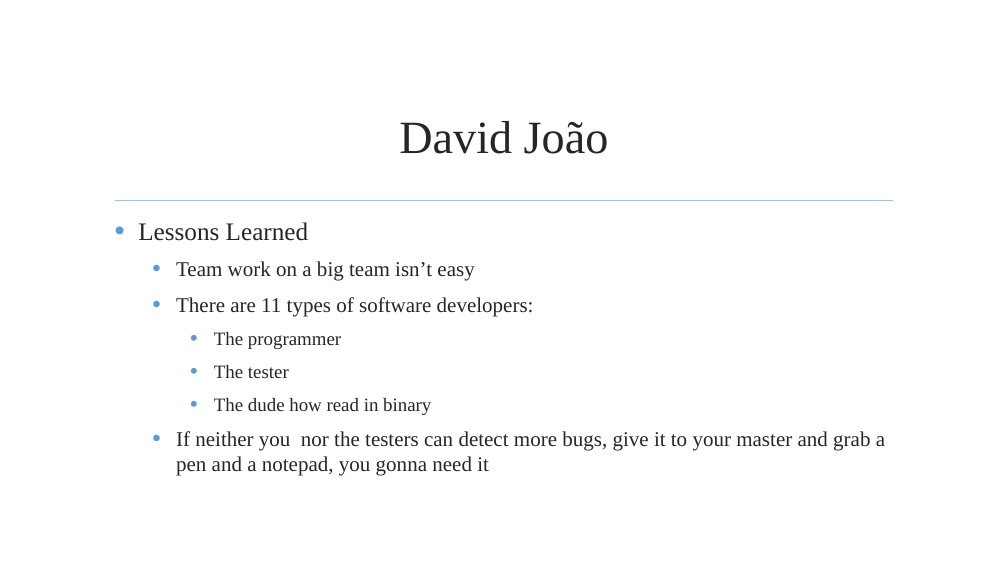
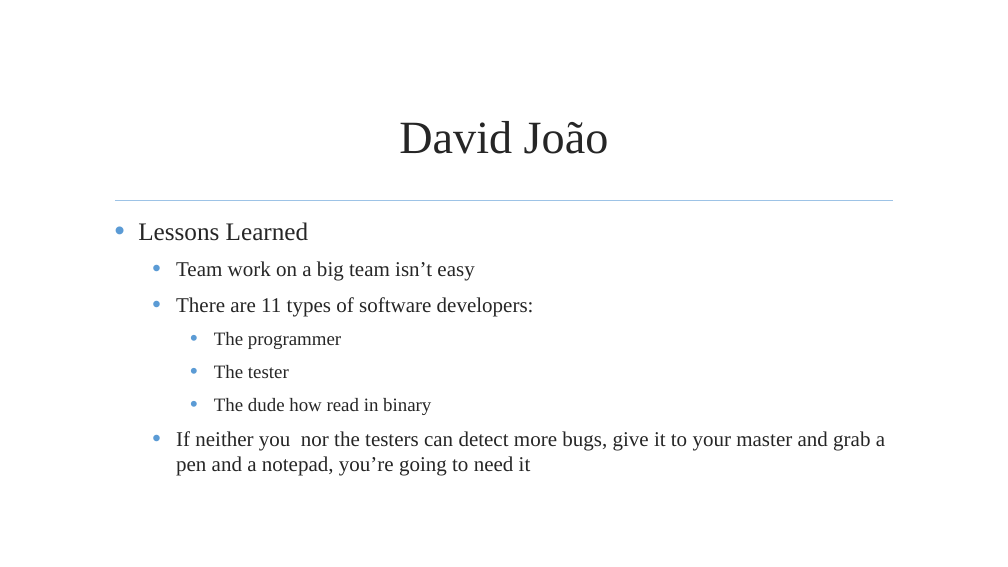
Before and after one commit to jmgirao/projetosoftware1213, a slide deck: slide 58 of Final Presentation/Presentation.pptx. Drawn at 1008x567 pixels with LibreOffice and Linux fonts; fonts in the diff are those of the drawing; background and template pictures are left out. Boxes give left, top, right and bottom in pixels: in the first picture for what was removed or moved away, otherwise in the second. Text is boxed around its words. In the diff, an @@ line names an element or a change of style, - is before the commit and + after.

```diff
--- a/Final Presentation/Presentation.pptx
+++ b/Final Presentation/Presentation.pptx
@@ text at <box>176,431,885,476</box>: text changed @@
-  • If neither you nor the testers can detect more bugs, give it to your master and grab a pen and a notepad, you gonna need it
+  • If neither you nor the testers can detect more bugs, give it to your master and grab a pen and a notepad, you’re going to need it
```
Also in this commit, not shown: 4 other slides changed.
